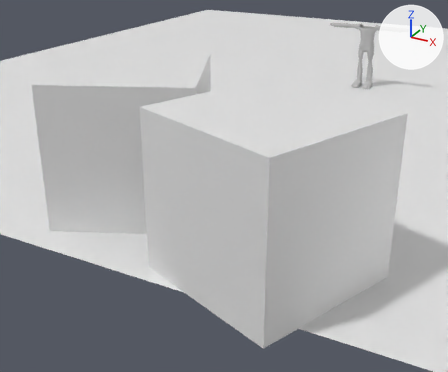
Renders of the Blender file Assets/FBX/player_viewmodel.blend from each side of a commit.
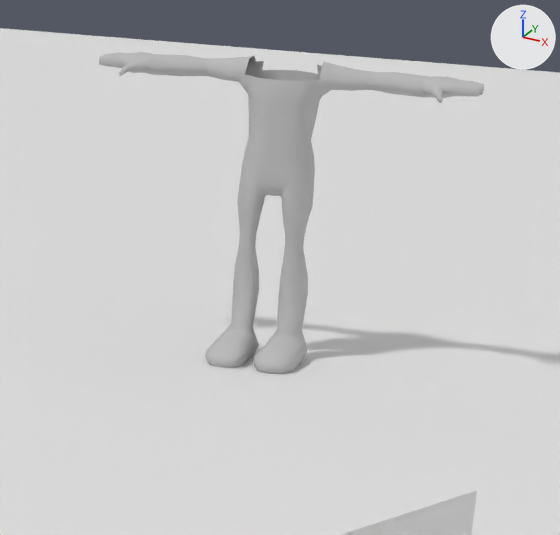
Each version is shown whole from a 50 mm camera at (12.07, -42.28, 11.08) aimed at (-1.38, -17.83, -1.15), then close up on the part from 69% to 95% of the width and 3% to 33% of the height. Every picture has the same lights, and +X, +Y and +Z are marked at upper right. Both versions are drawn at frame 0 of the action 'Camera_Walking'; the numbers are the values there.
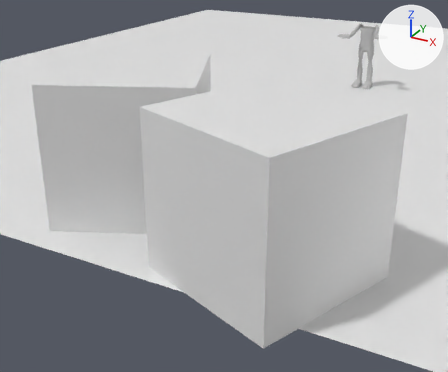
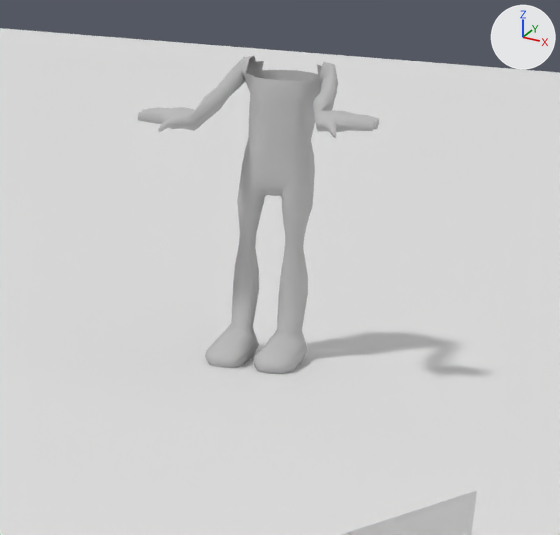
The change in detail:
Bone 'hand.ik.R' (bone_hand_ik_r) moves from (0.0, 0.0, 0.0) to (0.411, -0.484, -0.202).
Bone 'hand.ik.R' (bone_hand_ik_r) is rescaled from (1.0, 1.0, 1.0) to (1.03, 0.98, 1.0).
Bone 'hand.ik.L' (bone_hand_ik_l) moves from (0.0, 0.0, 0.0) to (-0.425, -0.497, -0.142).

What differs and where, as boxes (x1, y1, x2, y2) in the close-ups (560 x 535 px):
'body:RoadKillOut', posed (37% narrower)
    before: (99, 52, 484, 374)
    after: (138, 56, 379, 374)
